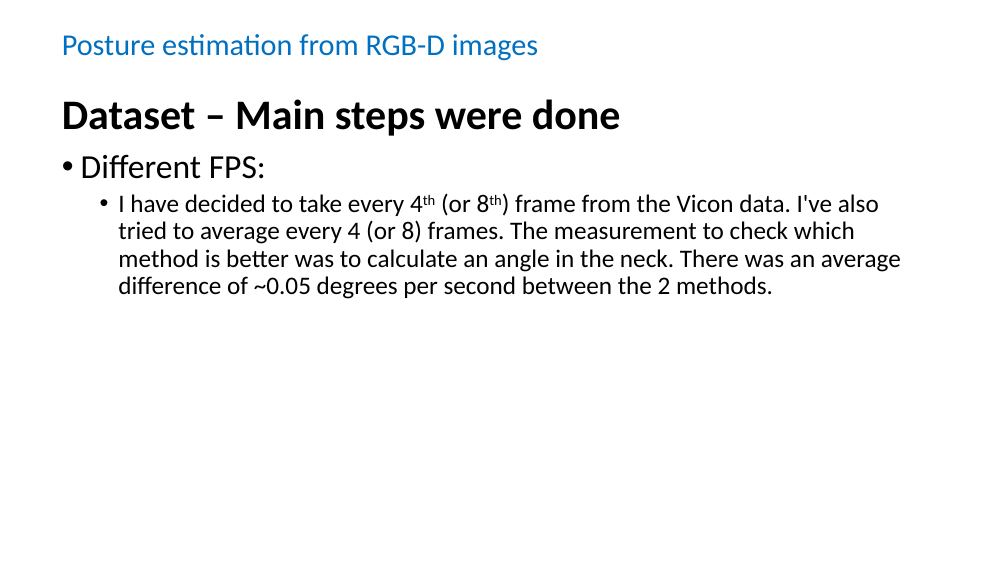
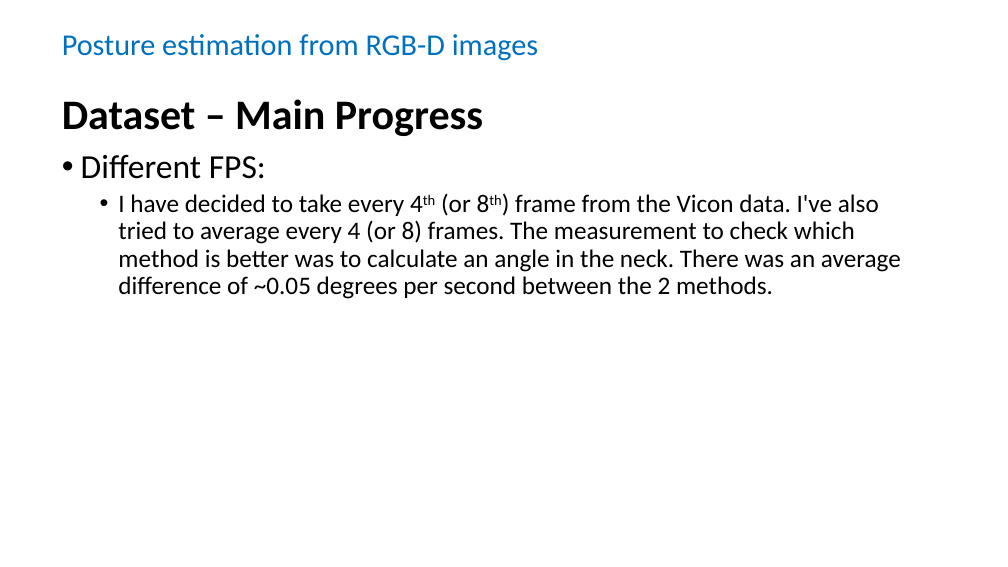
Before and after one commit to Lotemn102/skeleton-RGBDto3D, a slide deck: slide 7 of report/project.pptx. Drawn at 1008x567 pixels with LibreOffice and Linux fonts; fonts in the diff are those of the drawing. Boxes give left, top, right and bottom in pixels: in the first picture for what was removed or moved away, otherwise in the second. Text is boxed around its words. In the diff, an @@ line names an element or a change of style, - is before the commit and + after.

```diff
--- a/report/project.pptx
+++ b/report/project.pptx
@@ text at (x1=62, y1=99, x2=483, y2=136): text changed @@
-Dataset – Main steps were done
+Dataset – Main Progress
```
Also in this commit, not shown: 7 other slides changed, 3 slides added, 1 slide removed, 2 other files.
